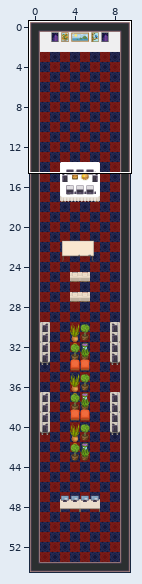
Tiled map (JSON) -- map.tmj. The picture above shows the old version from afar; the outline marks the close-up.
Close-up. Earlier state:
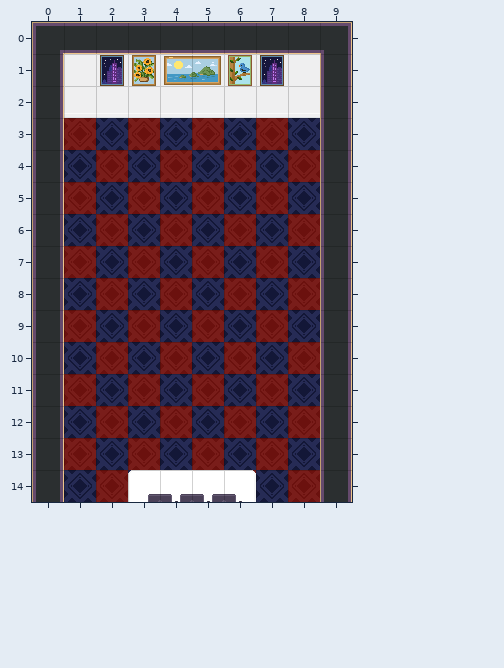
Cells are 32x32 px. Shown: x 0..9, y 0..14.
And afterwards:
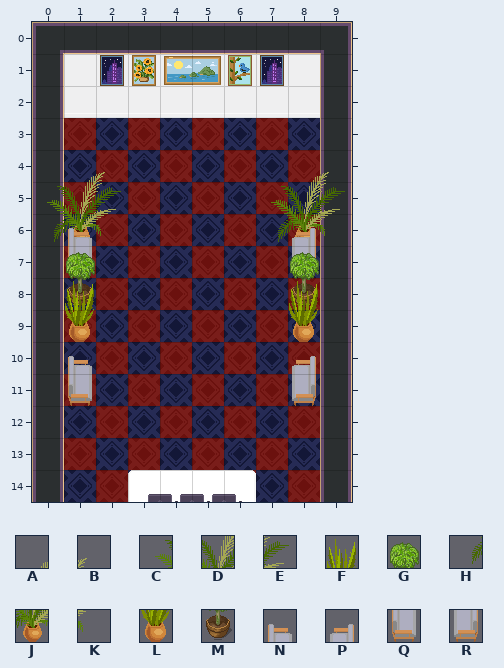
Key: from "WA_Decoration": A 61, B 62, C 72, D 73, E 74, F 75, G 78, H 84, J 85, K 86, L 87, M 90; from "WA_Seats": N 82, P 83, Q 95, R 96.
_ is an empty cell.
Tiles of an added or newly shown layer are drawn over the layers below it.
The edit:
Layer "furniture/furniture4" (added):
Tile A now appears in row 4 at x 1 and 8.
Tile B now appears in row 4 at x 2 and 9.
Tile C now appears in row 5 at x 0 and 7.
Tile D now appears in row 5 at x 1 and 8.
Tile E now appears in row 5 at x 2 and 9.
Tile H now appears in row 6 at x 0 and 7.
Tile J now appears in row 6 at x 1 and 8.
Tile K now appears in row 6 at x 2 and 9.
Tile M now appears in row 8 at x 1 and 8.
Layer "furniture/furniture":
Tile F now appears in row 8 at x 1 and 8.
Tile L now appears in row 9 at x 1 and 8.
Tile N now appears in row 6 at x 1; in row 10 at x 1.
Tile P now appears in row 6 at x 8; in row 10 at x 8.
Tile Q now appears in row 7 at x 1; in row 11 at x 1.
Tile R now appears in row 7 at x 8; in row 11 at x 8.
Layer "furniture/furrniture2":
Tile G now appears in row 7 at x 1 and 8.
Where, in picture pixels (left, top, right, bottom), the same in both close-ups:
added: (47, 172, 121, 406)
added: (271, 172, 345, 406)
